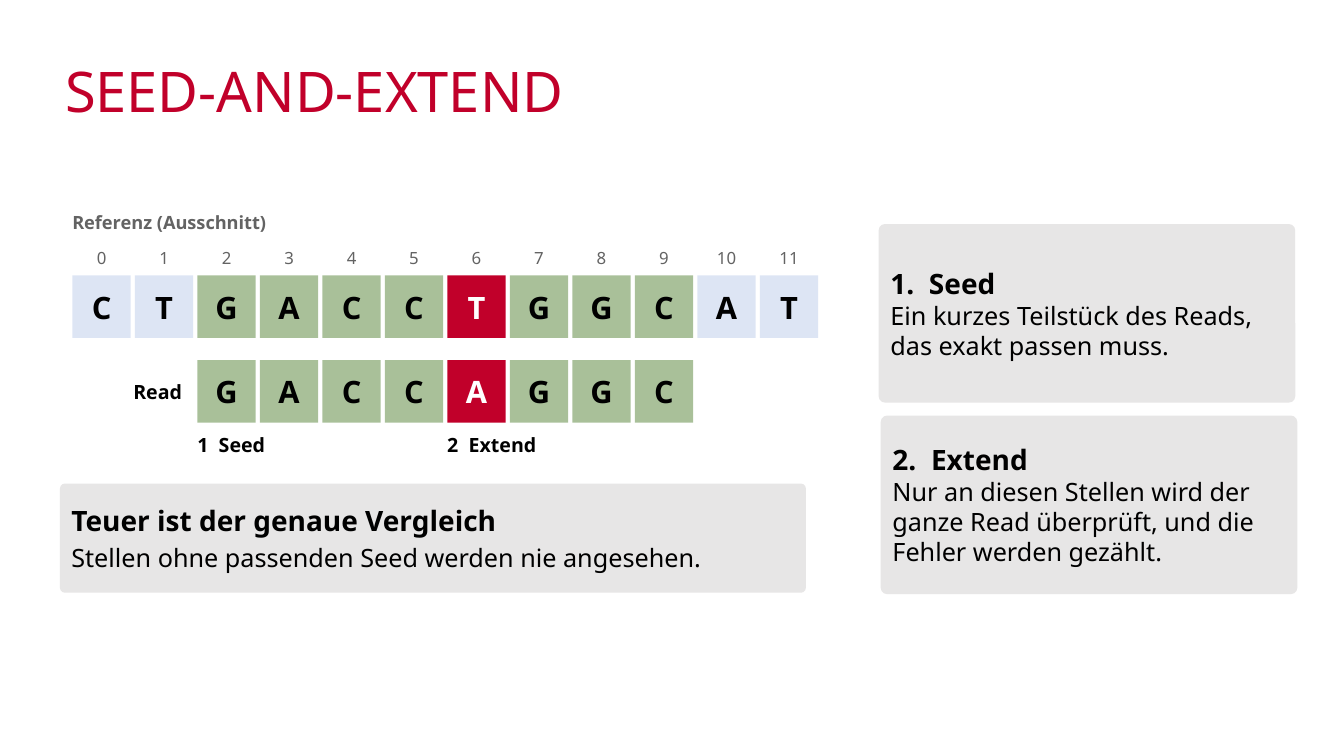
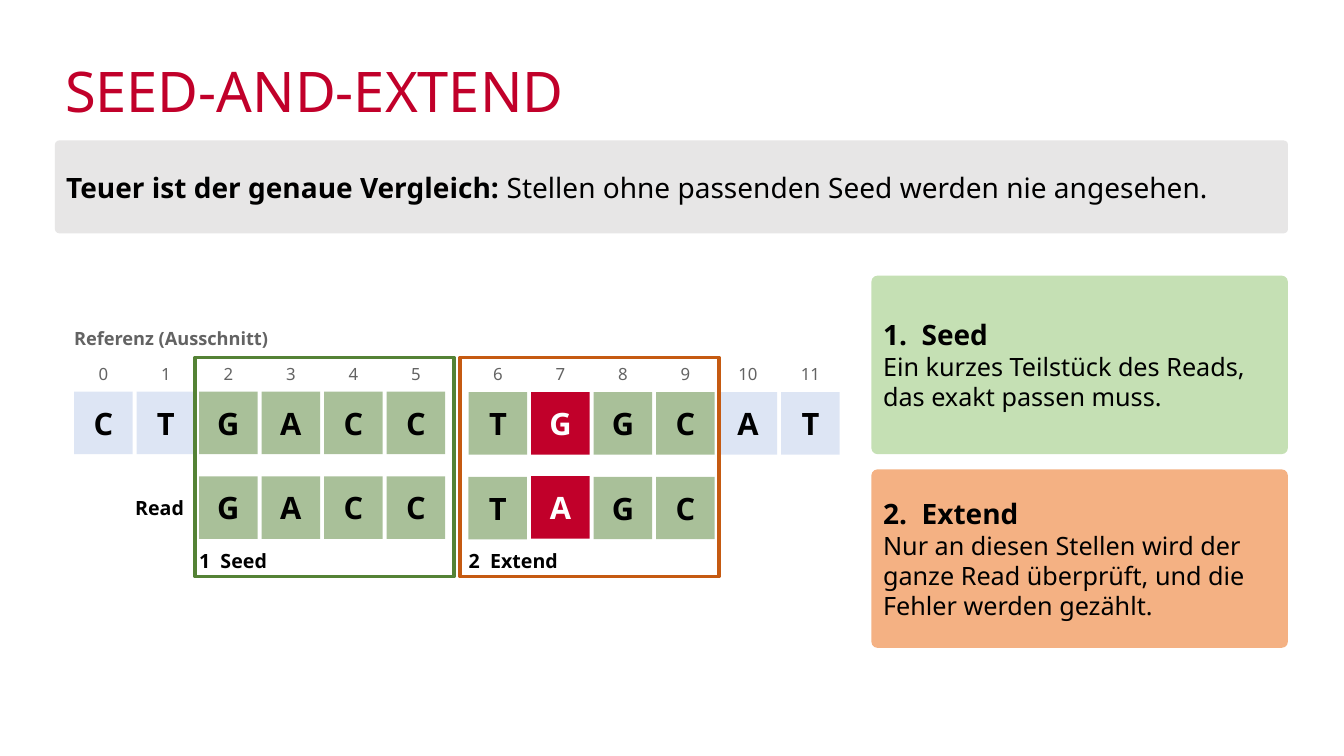
Before and after one commit to mawehl/BigData, a slide deck: slide 8 of CloudBurst_Wehle.pptx. Drawn at 1344x756 pixels with LibreOffice and Linux fonts; fonts in the diff are those of the drawing; background and template pictures are left out. Boxes give left, top, right and bottom in pixels: in the first picture for what was removed or moved away, otherwise in the second. Text is boxed around its words. In the diff, an @@ line names an element or a change of style, - is before the commit and + after.

```diff
--- a/CloudBurst_Wehle.pptx
+++ b/CloudBurst_Wehle.pptx
@@ rounded rectangle "Teuer ist der genaue Vergleich: ...": place and size @@
-rounded rectangle "Teuer ist der genaue Vergleich: ..." at <box>60,484,807,593</box>
+rounded rectangle "Teuer ist der genaue Vergleich: ..." at <box>54,140,1288,233</box>
@@ text in rounded rectangle at <box>66,176,1207,205</box>: text changed; size 18 to 20 pt @@
-Teuer ist der genaue Vergleich
-Stellen ohne passenden Seed werden nie angesehen.
+Teuer ist der genaue Vergleich: Stellen ohne passenden Seed werden nie angesehen.
@@ rounded rectangle "1. Seed": place and size @@
-rounded rectangle "1. Seed" at <box>879,224,1296,402</box>
+rounded rectangle "1. Seed" at <box>871,275,1288,454</box>
@@ rounded rectangle "1. Seed" at <box>871,275,1288,454</box>: fill #E7E6E6 to #C5E0B4 @@
@@ rectangle added at <box>196,358,455,577</box>, outline #548235 2.5 pt @@
@@ rectangle added at <box>461,358,720,577</box>, outline #C55A11 2.5 pt @@
@@ rectangle removed at <box>510,360,569,422</box> @@
-G
@@ rectangle "T" at <box>469,392,527,455</box>: text colour #FFFFFF to #000000; fill #C1002A to #548235 at 50% opacity @@
@@ rectangle "G" at <box>531,392,590,455</box>: text colour #000000 to #FFFFFF; fill #548235 at 50% opacity to #C1002A @@
@@ 10 rectangles, 9 texts: place and size @@
-10 rectangles, 9 texts at <box>72,215,444,453</box>
+10 rectangles, 9 texts at <box>74,331,446,569</box>
@@ rectangle added at <box>469,477,527,539</box>, fill #548235 at 50% opacity, 22 pt, text #000000, bold @@
+T
@@ rectangle "A": place and size @@
-rectangle "A" at <box>448,360,506,422</box>
+rectangle "A" at <box>531,476,590,538</box>
@@ 8 rectangles, 7 texts: place and size @@
-8 rectangles, 7 texts at <box>447,252,819,453</box>
+8 rectangles, 7 texts at <box>469,368,840,569</box>
@@ rounded rectangle "2. Extend": place and size @@
-rounded rectangle "2. Extend" at <box>881,415,1298,594</box>
+rounded rectangle "2. Extend" at <box>871,470,1288,648</box>
@@ rounded rectangle "2. Extend" at <box>871,470,1288,648</box>: fill #E7E6E6 to #F4B183 @@
```
Also in this commit, not shown: 8 other slides changed, 3 slides added, 2 slides removed.
